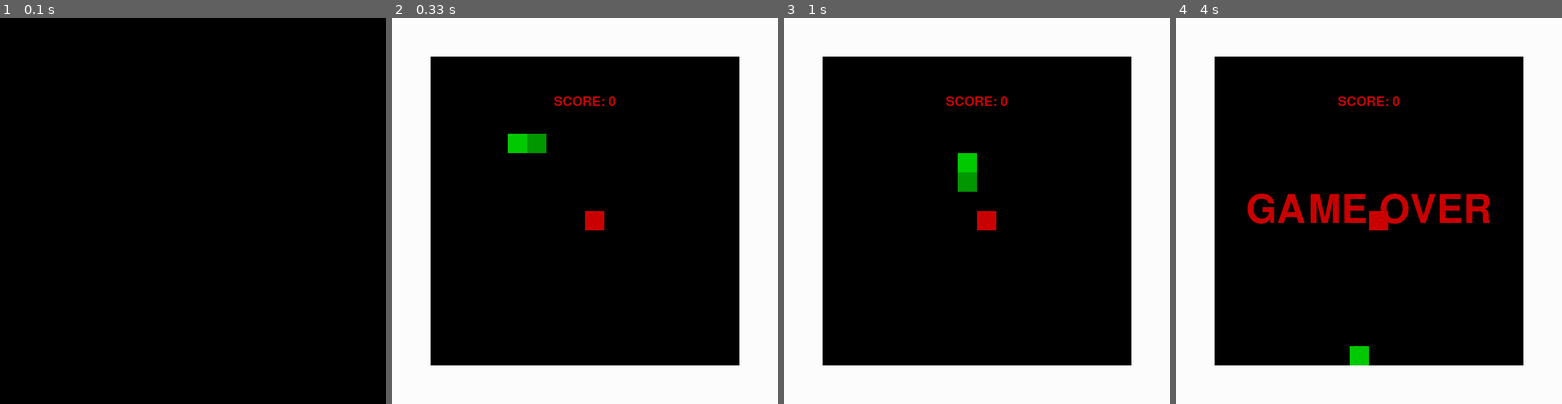
Above: before the commit, frames 1-4 (left to right).
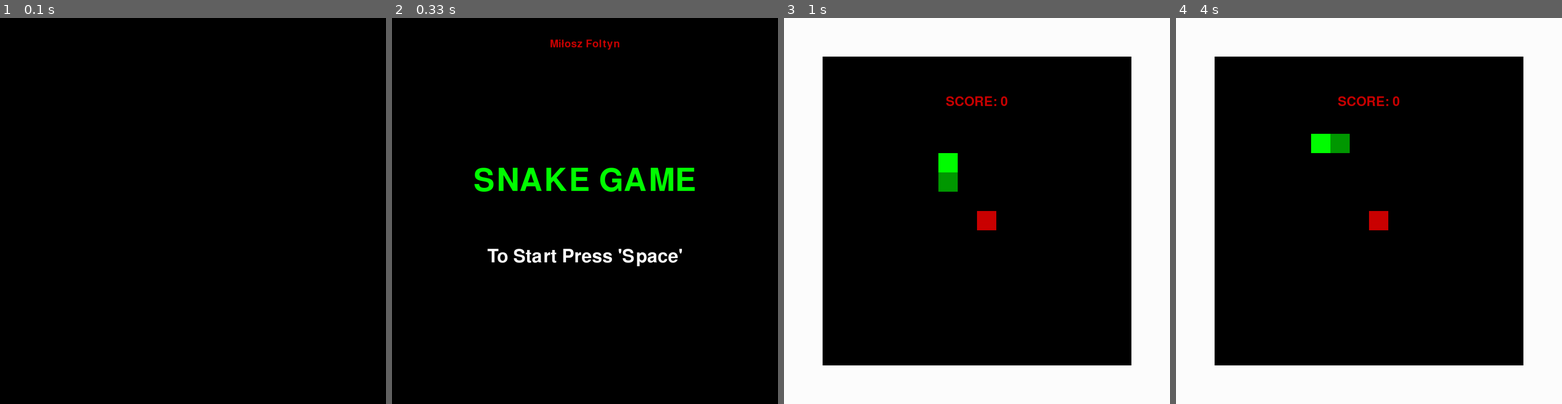
Above: after the commit, the same moments.

Repository: miloszinh0/snake-solo
Game: pygame game, started from main.py
The game is run twice, just before and just after one commit, with the same random seed, the same clock (stepped at 60 frames per second) and the same inputs.
Inputs:
- Up to frame 1 (0.1 s): no input
- Up to frame 2 (0.33 s): no input
- Up to frame 3 (1 s): tap Space at 0.33 s; hold Right from 0.67 s (still down)
- Up to frame 4 (4 s): release Right at 1.13 s; hold Right 1.17-1.63 s; hold Left 1.67-2.2 s; hold Left 2.23-2.68 s; hold Right 2.72-3.35 s; tap Space at 3.38 s; hold Left from 3.95 s (still down)

Frame 1 is identical in both runs. In frame 2, 40% of the frame differs, in the area x 0-100%, y 0-100%; in frame 3, 1.0%; in frame 4, 3.1%.

Commit message:
Main menu finished

Diff:
--- a/game.py
+++ b/game.py
@@ -5,11 +5,14 @@
 
 GAMEOVER_FONT = pygame.font.SysFont('comicsans', 150)
 SCORE_FONT = pygame.font.SysFont('comicsans', 50)
+SNAKE_FONT = pygame.font.SysFont('comicsans', 120)
+TEXT1_FONT = pygame.font.SysFont('comicsans', 70)
+TEXT2_FONT = pygame.font.SysFont('comicsans', 40)
 
 #COLORS
 WHITE = (255, 255, 255)
 BLACK = (0, 0, 0)
-GREEN = (0, 204, 0)
+GREEN = (0, 255, 0)
 DARK_GREEN = (0, 153, 0)
 RED = (204, 0, 0)
 
@@ -33,11 +36,16 @@
 
 
     def draw_window(self):
-        self.draw_game()
-        self.draw_score()
+        if self.state == 0:
+            self.draw_start_menu()
+        elif self.state == 1:
+            self.draw_game()
+        elif self.state == 2:
+            self.draw_gameover_menu()
         pygame.display.update()
 
     def draw_game(self):
+        self.snake.update()
         self.WIN.fill(WHITE)
         for x in range(self.snake.board_size):
             for y in range(self.snake.board_size):
@@ -56,6 +64,10 @@
 
                 rect = pygame.Rect((self.window_size-self.game_size)/2 + x * self.game_size/self.snake.board_size, (self.window_size-self.game_size)/2 + y * self.game_size/self.snake.board_size, self.game_size/self.snake.board_size, self.game_size/self.snake.board_size)
                 pygame.draw.rect(self.WIN, color, rect)
+        self.draw_score()
+        if self.snake.gameover == True:
+            self.state = 2
+
 
     def draw_score(self):
         score_text = SCORE_FONT.render(f"SCORE: {self.snake.score}", 1, RED)
@@ -67,7 +79,35 @@
         pygame.display.update()
         pygame.time.delay(2000)
 
-    def user_input(self):
+    def draw_start_menu(self):
+        self.WIN.fill(BLACK)
+        draw_text = SNAKE_FONT.render("SNAKE GAME", 1, GREEN)
+        self.WIN.blit(draw_text, (self.window_size//2-draw_text.get_width()/2, (self.window_size//2-draw_text.get_height()/2)/1.2))
+        if self.seen:
+            draw_text2 = TEXT1_FONT.render("To Start Press \'Space\'", 1, WHITE)
+            self.WIN.blit(draw_text2, (self.window_size//2-draw_text2.get_width()/2, (self.window_size//2-draw_text2.get_height()/2)/0.8))
+        else:
+            draw_text2 = TEXT1_FONT.render("To Start Press \'Space\'", 1, RED)
+            self.WIN.blit(draw_text2, (self.window_size//2-draw_text2.get_width()/2, (self.window_size//2-draw_text2.get_height()/2)/0.8))
+        draw_text3 = TEXT2_FONT.render("Miłosz Foltyn", 1, RED)
+        self.WIN.blit(draw_text3, (self.window_size//2-draw_text3.get_width()/2, (self.window_size//2-draw_text3.get_height()/2)/9))
+        pygame.display.update()
+
+    def draw_gameover_menu(self):
+        self.WIN.fill(BLACK)
+        draw_text = SNAKE_FONT.render("SNAKE GAME", 1, GREEN)
+        self.WIN.blit(draw_text, (self.window_size//2-draw_text.get_width()/2, (self.window_size//2-draw_text.get_height()/2)/1.2))
+        if self.seen:
+            draw_text2 = TEXT1_FONT.render("To Start Press \'Space\'", 1, WHITE)
+            self.WIN.blit(draw_text2, (self.window_size//2-draw_text2.get_width()/2, (self.window_size//2-draw_text2.get_height()/2)/0.8))
+        draw_text3 = TEXT2_FONT.render("Miłosz Foltyn", 1, RED)
+        self.WIN.blit(draw_text3, (self.window_size//2-draw_text3.get_width()/2, (self.window_size//2-draw_text3.get_height()/2)/9))
+        score_text = SNAKE_FONT.render(f"{self.snake.score}", 1, RED)
+        self.WIN.blit(score_text, (self.window_size//2-score_text.get_width()/2, self.window_size/6))
+        pygame.display.update()
+
+
+    def user_game_input(self):
         self.keys_pressed = pygame.key.get_pressed()
 
         if self.pressed == False:
@@ -90,21 +130,42 @@
 
             self.snake.direction = self.snake.direction % 4
 
+    def start_menu_input(self):
+        self.keys_pressed = pygame.key.get_pressed()
+        if self.keys_pressed[pygame.K_SPACE]:
+            self.state = 1
+            self.snake.restart()
+
+
+    def state_input(self):
+        if self.state == 0:
+            self.start_menu_input()
+        elif self.state == 1:
+            self.user_game_input()
+        elif self.state == 2:
+            self.start_menu_input()
+
     def main(self):
         clock = pygame.time.Clock()
         run = True
+        self.state = 0
+        self.seen = True
         while run:
             clock.tick(self.FPS)
-            self.user_input()
+            self.state_input()
             self.Timer += 1
+
             if self.Timer % 10 == 0:
-                self.Timer = 0
-                self.snake.update()
+                # self.Timer = 0
                 self.draw_window()
                 self.pressed = False
-                if self.snake.gameover == True:
-                    self.draw_gameover()
-                    self.snake.restart()
+                print(self.seen)
+            if self.Timer % self.FPS*3 == self.FPS/2:
+                self.seen = False
+                # print(self.seen)
+            elif self.Timer % self.FPS*3 == self.FPS:
+                self.seen = True
+                # print(self.seen)
             for event in pygame.event.get():
                 if event.type == pygame.QUIT:
                     run = False
